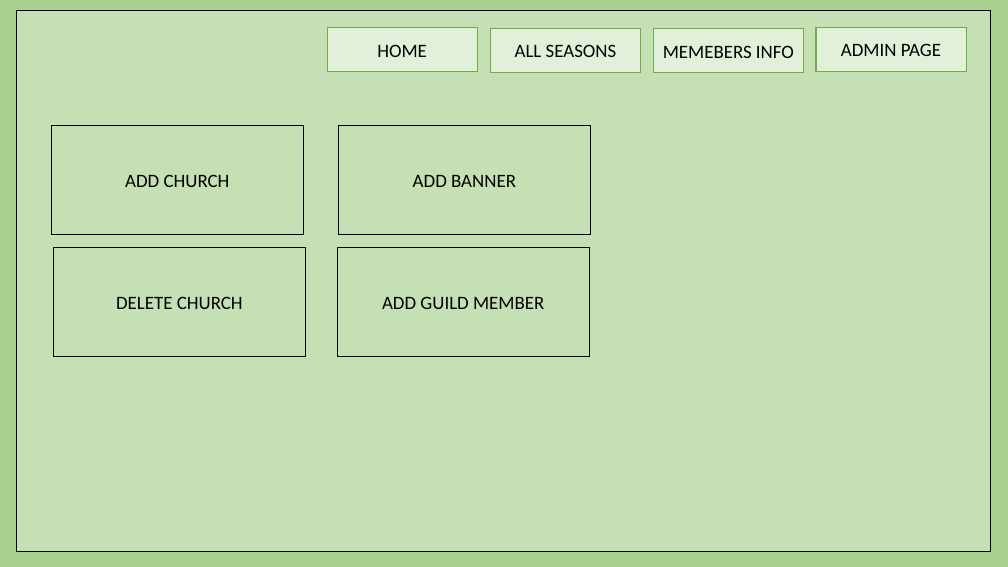
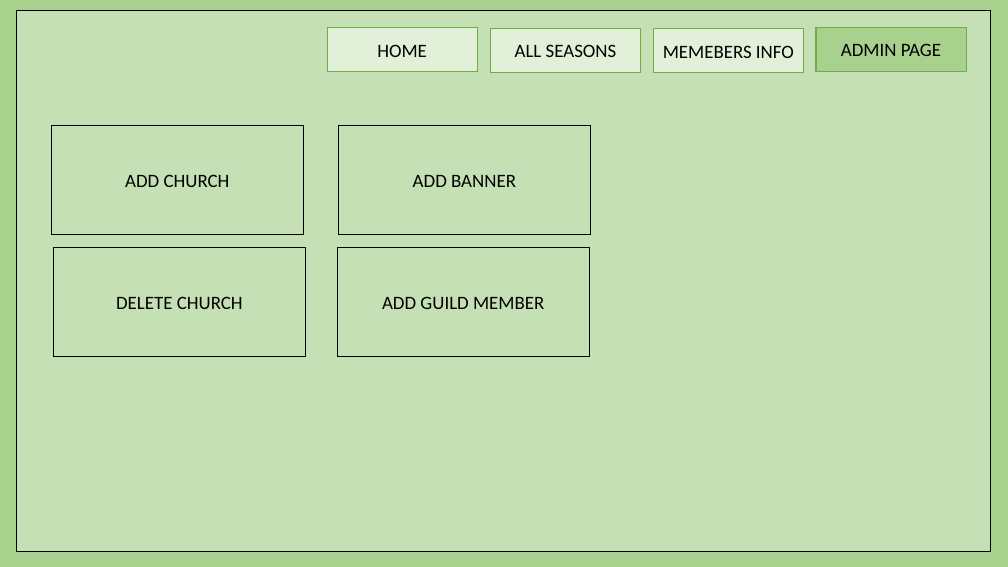
Before and after one commit to harishvavilala/Betterhappo, a slide deck: slide 12 of Powerpoints/BannerManagment.pptx (slide 13 before the commit). Drawn at 1008x567 pixels with LibreOffice and Linux fonts; fonts in the diff are those of the drawing. Boxes give left, top, right and bottom in pixels: in the first picture for what was removed or moved away, otherwise in the second. Text is boxed around its words. In the diff, an @@ line names an element or a change of style, - is before the commit and + after.

```diff
--- a/Powerpoints/BannerManagment.pptx
+++ b/Powerpoints/BannerManagment.pptx
@@ rectangle "ADMIN PAGE" at [816, 27, 966, 71]: fill #E2F0D9 to #A9D18E @@
```
Also in this commit, not shown: 2 other slides changed, 1 slide removed.
